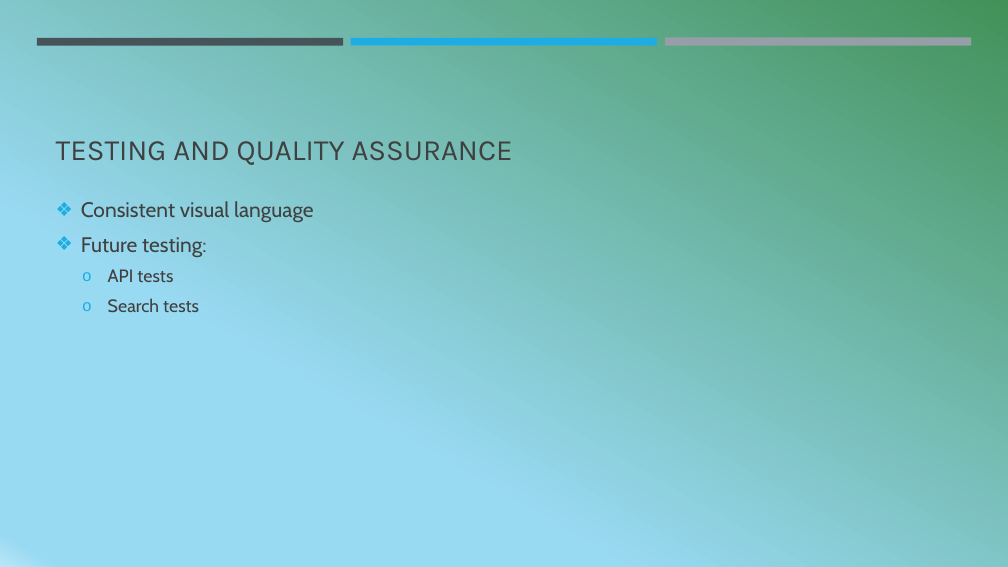
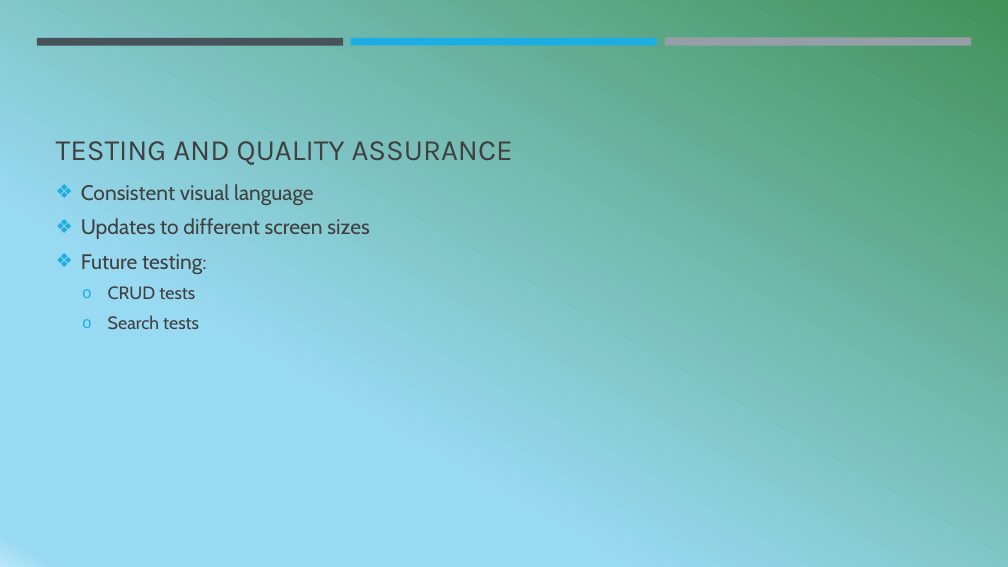
Before and after one commit to Clayton-Brandt/Holistic-Hiking, a slide deck: slide 9 of documents/Holistic Hiking Sprint 1.pptx (slide 21 before the commit). Drawn at 1008x567 pixels with LibreOffice and Linux fonts; fonts in the diff are those of the drawing. Boxes give left, top, right and bottom in pixels: in the first picture for what was removed or moved away, otherwise in the second. Text is boxed around its words. In the diff, an @@ line names an element or a change of style, - is before the commit and + after.

```diff
--- a/documents/Holistic Hiking Sprint 1.pptx
+++ b/documents/Holistic Hiking Sprint 1.pptx
@@ text at bbox=[81, 218, 369, 239]: paragraph added @@
+❖ Updates to different screen sizes
@@ text at bbox=[108, 286, 195, 299]: text changed @@
-  o API tests
+  o CRUD tests
```
Also in this commit, not shown: 2 other slides changed, 12 slides removed.
